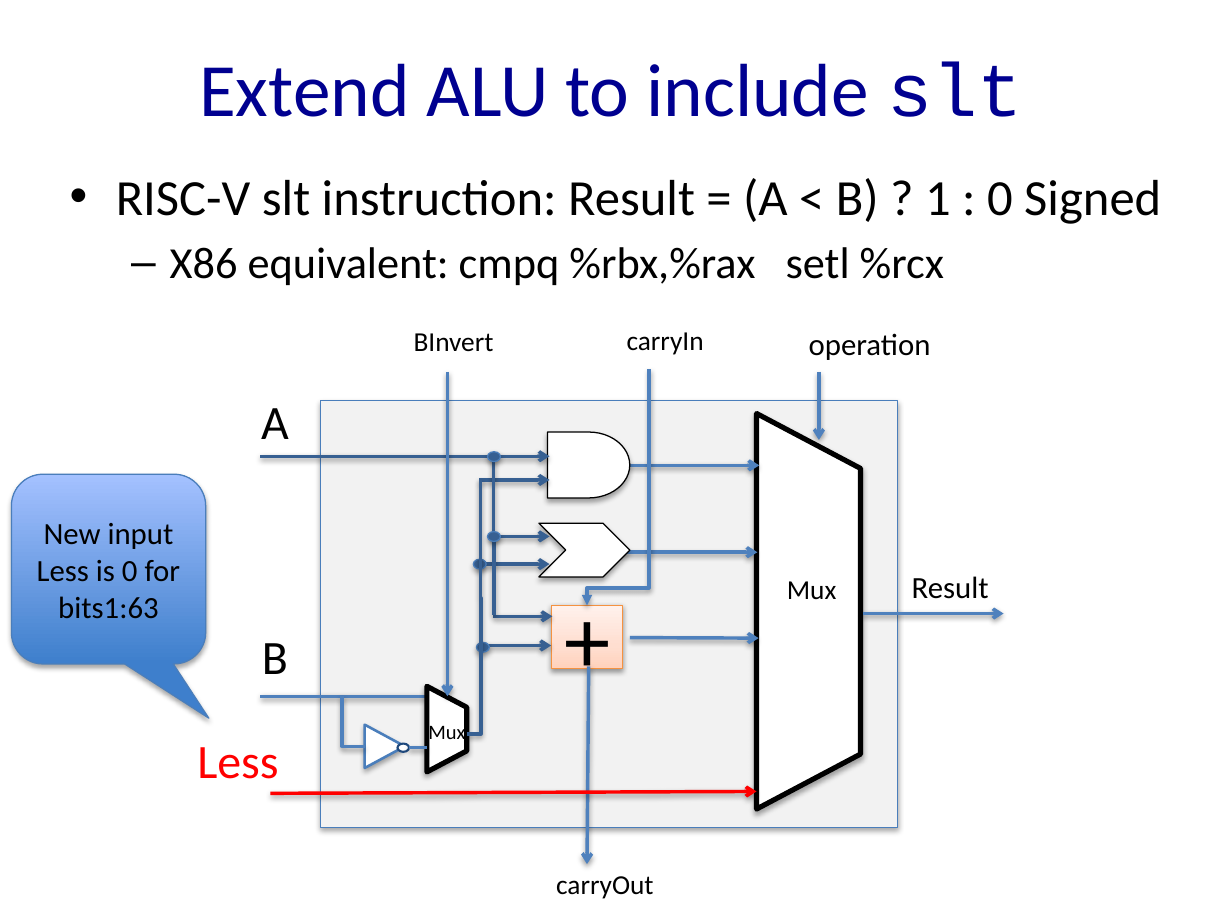
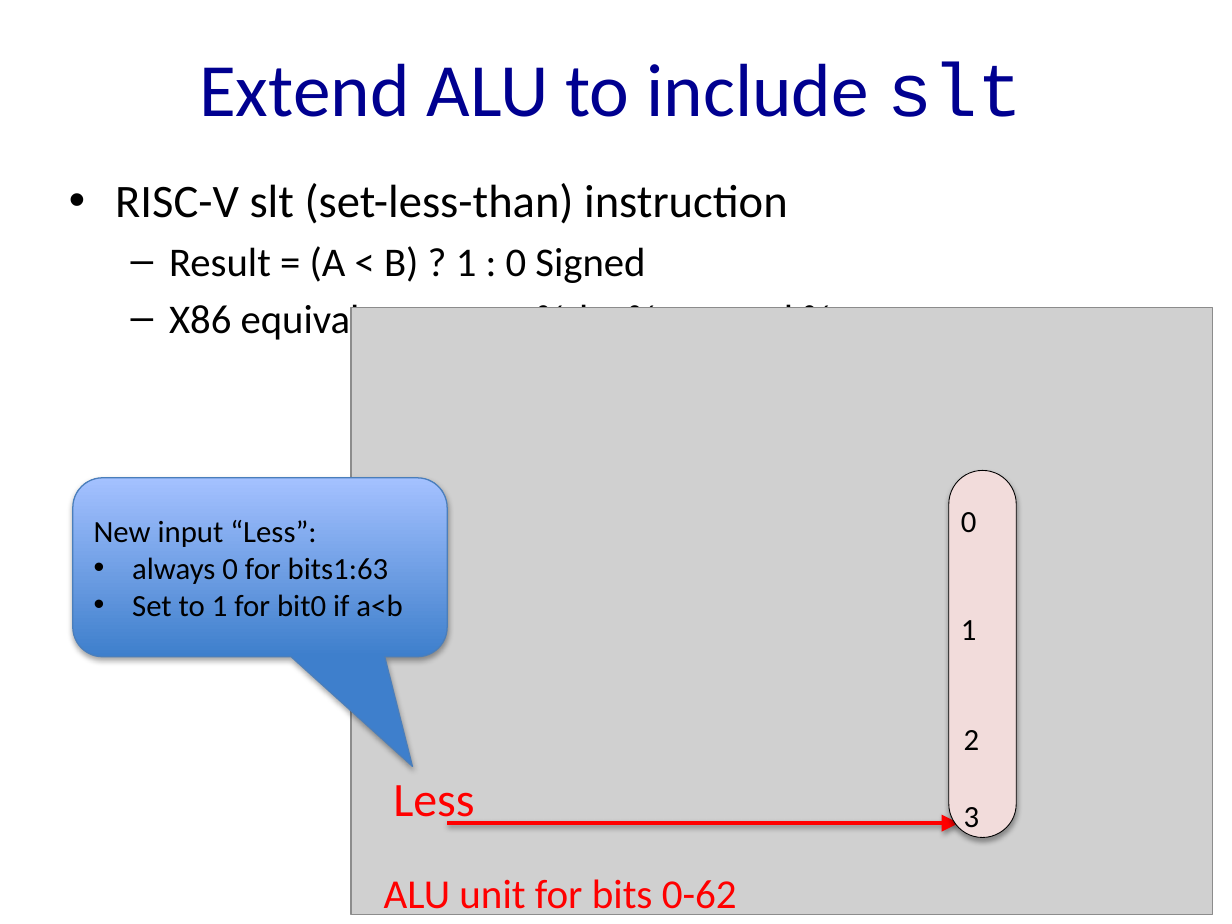
Before and after one commit to NYU-CSO/nyu-cso.github.io, a slide deck: slide 23 of notes/arch-alu.pptx (slide 19 before the commit). Drawn at 1232x924 pixels with LibreOffice and Linux fonts; fonts in the diff are those of the drawing; grey boxes stand for pictures. Boxes give left, top, right and bottom in pixels: in the first picture for what was removed or moved away, otherwise in the second. Text is boxed around its words. In the diff, an @@ line names an element or a change of style, - is before the commit and + after.

```diff
--- a/notes/arch-alu.pptx
+++ b/notes/arch-alu.pptx
@@ text at box(115, 183, 788, 283): text changed; size 29.6 to 27.2 pt @@
-• RISC-V slt instruction: Result = (A < B) ? 1 : 0 Signed
+• RISC-V slt (set-less-than) instruction
+  – Result = (A < B) ? 1 : 0 Signed
@@ text at box(169, 299, 879, 343): size 25.9 to 23.8 pt in "X86 equivalent: cmpq %rbx,%rax setl %rcx" @@
@@ picture added at box(351, 307, 1214, 914) @@
@@ group removed at box(260, 332, 1004, 899): 13 arrows, 9 texts, 5 ellipses, 4 lines, 2 rectangles, 2 trapezoids, 2 elbow lines, 1 flow chart delay, 1 chevron, 1 triangle, 1 elbow arrow @@
-Result
-operation
-carryOut
-A
-B
-+
-Mux
-Mux
-BInvert
-carryIn
@@ rounded speech box "New input “Less”:": place and size @@
-rounded speech box "New input “Less”:" at box(11, 474, 206, 664)
+rounded speech box "New input “Less”:" at box(73, 478, 447, 657)
@@ rounded speech box "New input “Less”:" at box(73, 478, 447, 657): proportions changed @@
@@ text in rounded speech box at box(94, 520, 402, 617): text changed @@
-New input Less is 0 for bits1:63
+New input “Less”:
+• always 0 for bits1:63
+• Set to 1 for bit0 if a<b
@@ text "Less" rewrapped from box(197, 747, 278, 779) to box(393, 785, 474, 827) @@
@@ group added at box(949, 471, 1016, 838): 4 texts, 1 rounded rectangle @@
+0
+1
+2
+3
@@ arrow moved from (270, 793) - (756, 791) to (447, 823) - (958, 823) @@
@@ arrow (447, 823) - (958, 823): arrowheads changed @@
@@ text added at box(384, 879, 737, 919), 24 pt, text #FF0000 @@
+ALU unit for bits 0-62
```
Also in this commit, not shown: 8 other slides changed, 5 slides added, 2 other files.
